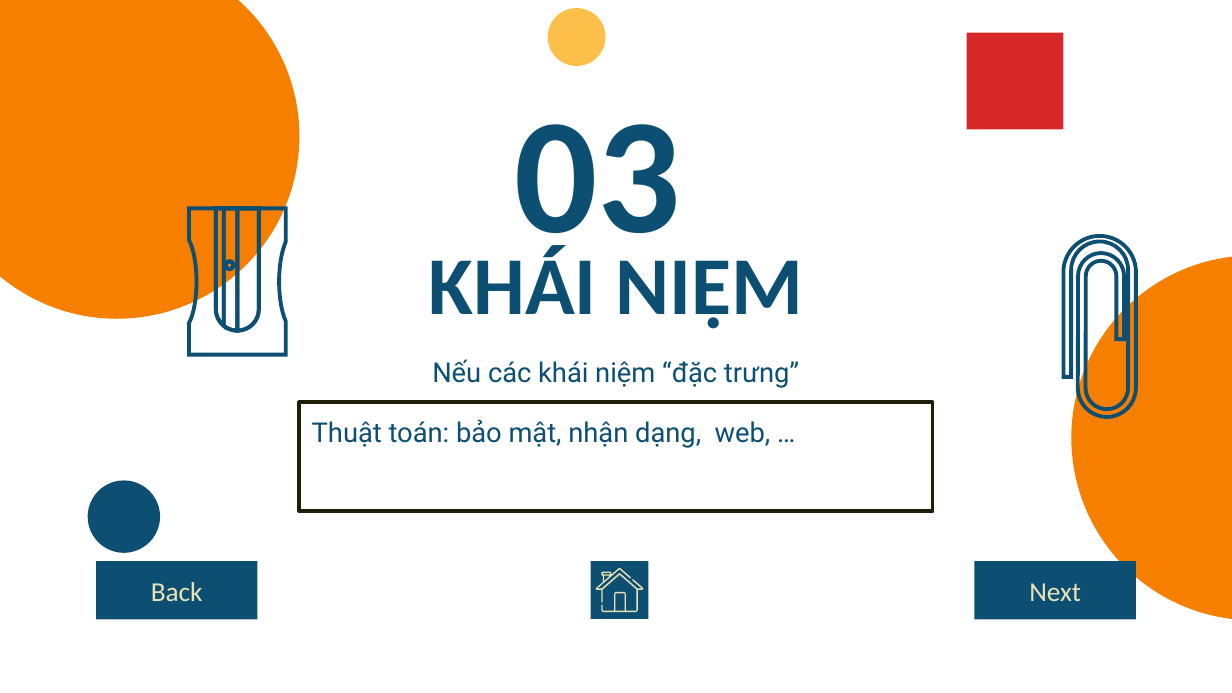
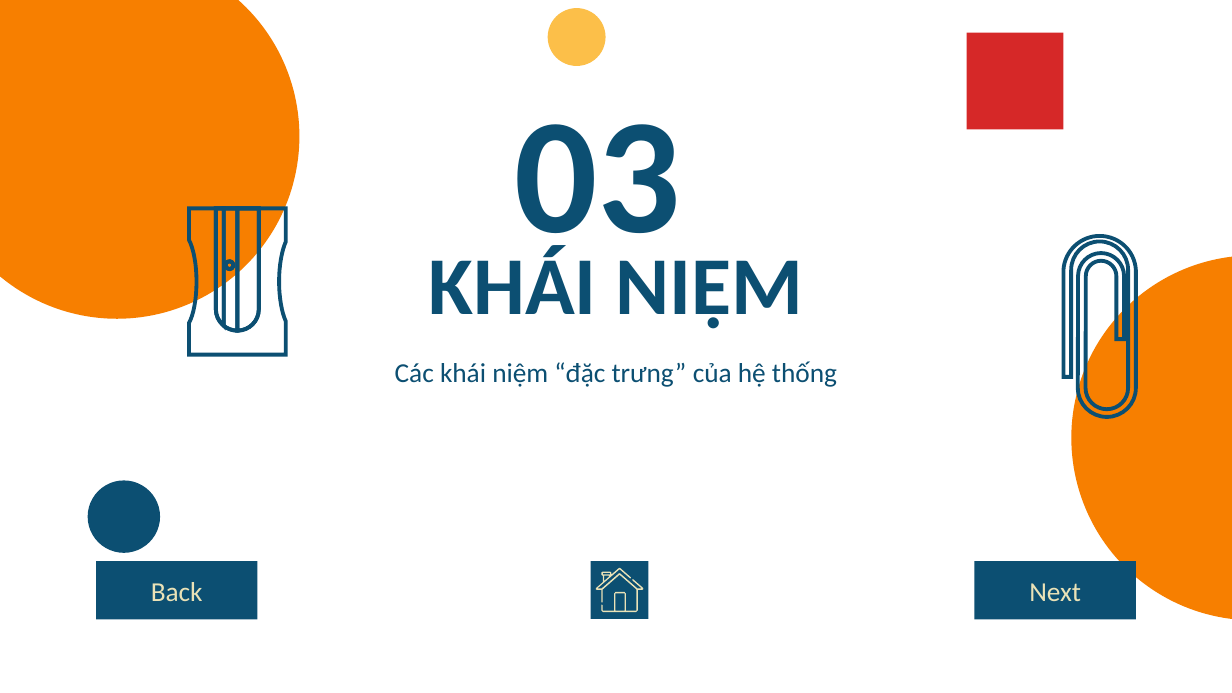
Before and after one commit to npackr/for-mqtt-dashboard, a slide deck: slide 10 of document/presentation.pptx. Drawn at 1232x693 pixels with LibreOffice and Linux fonts; fonts in the diff are those of the drawing. Boxes give left, top, right and bottom in pixels: in the first picture for what was removed or moved away, otherwise in the second. Text is boxed around its words. In the diff, an @@ line names an element or a change of style, - is before the commit and + after.

```diff
--- a/document/presentation.pptx
+++ b/document/presentation.pptx
@@ subtitle at (395, 361, 837, 387): text changed; font Roboto to Calibri @@
-Nếu các khái niệm “đặc trưng”
+Các khái niệm “đặc trưng” của hệ thống
@@ subtitle removed at (299, 403, 933, 511) @@
-Thuật toán: bảo mật, nhận dạng, web, …
```
Also in this commit, not shown: 9 other slides changed, 6 slides added, 1 slide removed.
